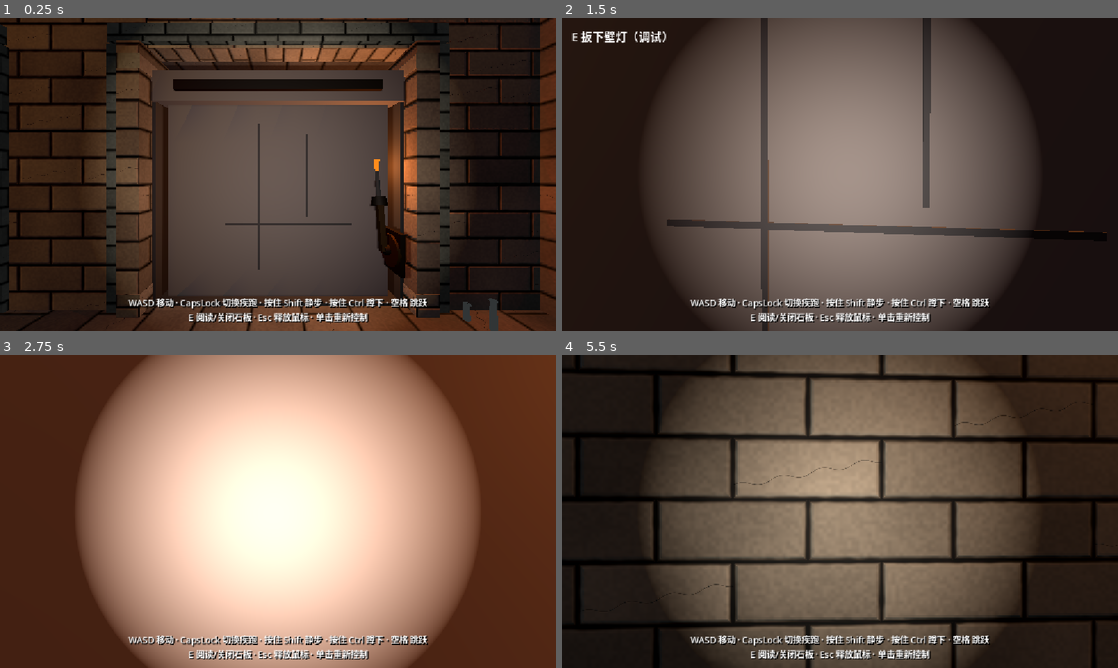
Above: before the commit, frames 1-4 (two rows, left to right).
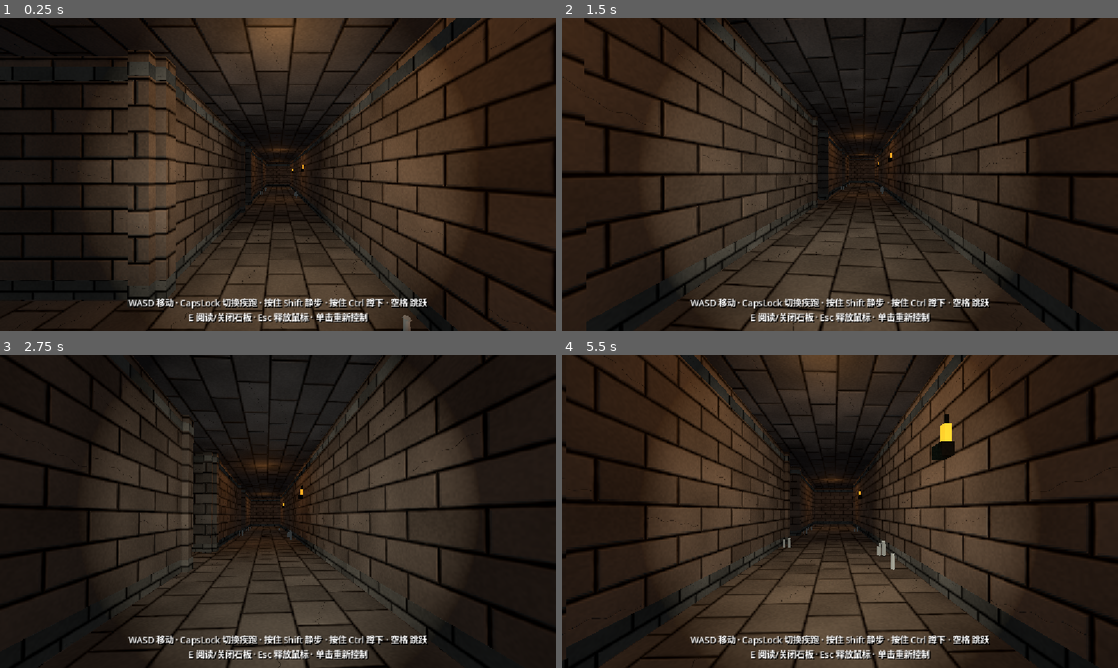
Above: after the commit, the same moments.

Repository: Baron0224/Three-Feet-Under
Game: Godot game, scene res://tomb_corridor.tscn
The game is run twice, just before and just after one commit, with the same random seed, the same clock (stepped at 60 frames per second) and the same inputs.
Inputs (mouse positions are in pixels of both pictures, inside the frame that each line leads up to):
- Up to frame 1 (0.25 s): no input
- Up to frame 2 (1.5 s): tap Enter at 0.5 s; move the mouse to (867, 174) at 0.52 s; press the mouse at (867, 174) at 0.53 s; hold W (move_forward) from 0.53 s (still down); tap Space (jump) at 0.77 s; move the mouse to (812, 174) at 1.27 s; release the mouse at (812, 174) at 1.28 s; tap Ctrl (crouch) at 1.35 s
- Up to frame 3 (2.75 s): keep holding W (move_forward); tap Space (jump) at 1.52 s; move the mouse to (289, 505) at 2.02 s; hold E (interact) from 2.03 s (still down)
- Up to frame 4 (5.5 s): keep holding W (move_forward); move the mouse to (834, 517) at 2.77 s; release E (interact) at 2.78 s; tap Shift (sneak) at 2.85 s; click (834, 517) at 2.92 s; tap Space (jump) at 3.02, 3.77, 4.52 s; move the mouse to (878, 514) at 3.52 s; press the mouse at (878, 514) at 3.53 s; move the mouse to (795, 508) at 4.27 s; release the mouse at (795, 508) at 4.28 s; tap Ctrl (crouch) at 4.35 s; move the mouse to (845, 511) at 5.02 s; hold E (interact) from 5.03 s (still down); click (845, 511) at 5.17 s

The runs differ from the first frame. In frame 1, 55% of the frame differs, in the area x 0-100%, y 0-100%; in frame 2, 51%; in frame 3, 99%; in frame 4, 48%.

Commit message:
move torch-lever door to west hub doorway; lever on passage/corridor side

Diff:
--- a/three-feet-under/tomb_corridor.tscn
+++ b/three-feet-under/tomb_corridor.tscn
@@ -2477,7 +2477,7 @@
 transform = Transform3D(1, 0, 0, 0, 1, 0, 0, 0, 1, 0, 2.41, 17.55)
 
 [node name="player" type="CharacterBody3D" parent="." unique_id=144523109]
-transform = Transform3D(0, 0, -1, 0, 1, 0, 1, 0, 0, 8.5, 1.2, -22.5)
+transform = Transform3D(0, 0, 1, 0, 1, 0, -1, 0, 0, -16.5, 1.2, -30)
 script = ExtResource("1_et3i4")
 
 [node name="CollisionShape3D" type="CollisionShape3D" parent="player" unique_id=2089584757]
@@ -4321,16 +4321,17 @@
 [node name="TorchLeverWallTestSpawn" type="Marker3D" parent="." unique_id=937779223]
 transform = Transform3D(0, 0, -1, 0, 1, 0, 1, 0, 0, 2, 1.2, -27)
 
-[node name="TorchLeverWallEastShortcut" parent="." unique_id=1847293651 instance=ExtResource("TorchLeverWall")]
-transform = Transform3D(0, 0, -1, 0, 1, 0, 1, 0, 0, 12.5, 0, -22.5)
+[node name="TorchLeverWallWestCorridor" parent="." unique_id=1847293651 instance=ExtResource("TorchLeverWall")]
+transform = Transform3D(0, 0, 1, 0, 1, 0, -1, 0, 0, -12.35, 0, -30)
 opening_width = 4.3
-opening_height = 3.9
-rise_distance = 4.1
+opening_height = 4.4
+rise_distance = 4.6
 lever_on_inner_wall = true
+lever_on_passage_side = true
 lever_on_right = true
 
-[node name="TorchLeverWallEastShortcutTestSpawn" type="Marker3D" parent="." unique_id=1847293652]
-transform = Transform3D(0, 0, -1, 0, 1, 0, 1, 0, 0, 8.5, 1.2, -22.5)
+[node name="TorchLeverWallWestCorridorTestSpawn" type="Marker3D" parent="." unique_id=1847293652]
+transform = Transform3D(0, 0, 1, 0, 1, 0, -1, 0, 0, -16.5, 1.2, -30)
 
 [node name="DilapidatedBridge" parent="." unique_id=490333024 instance=ExtResource("DilapidatedBridge")]
 transform = Transform3D(1, 0, 0, 0, 1, 0, 0, 0, 1, 33, 0, -30)
--- a/three-feet-under/torch_lever_wall.gd
+++ b/three-feet-under/torch_lever_wall.gd
@@ -32,6 +32,7 @@
 @export var prompt_path: NodePath = NodePath("../HUD/InteractPrompt")
 @export var lever_on_right := false
 @export var lever_on_inner_wall := false
+@export var lever_on_passage_side := false
 
 var _opened := false
 var _opening := false
@@ -358,13 +359,19 @@
 	var side := 1.0 if lever_on_right else -1.0
 	var lever_root := Node3D.new()
 	lever_root.name = "Gen_TorchLever"
+	# Local +Z is tomb/hub face; local -Z is passage/corridor side.
+	var depth := -0.55 if lever_on_passage_side else 0.42
 	if lever_on_inner_wall:
-		# Mount on INNER alcove side wall (jamb inside opening), not outer hub face.
-		lever_root.position = Vector3(side * (opening_width * 0.5 - 0.18), 1.15, 0.42)
-		lever_root.rotation_degrees.y = -side * 90.0
+		# Mount on INNER side wall of doorway (jamb), on chosen face.
+		lever_root.position = Vector3(side * (opening_width * 0.5 - 0.18), 1.15, depth)
+		# Face into the corridor volume from the side wall.
+		lever_root.rotation_degrees.y = (-side * 90.0) if not lever_on_passage_side else (side * 90.0)
 	else:
-		# Outside jamb on hub face; low (waist/chest); proud of wall toward player.
-		lever_root.position = Vector3(side * (opening_width * 0.5 + 0.42), 1.15, 0.55)
+		# Outside jamb; default hub face, or passage face when requested.
+		var outer_depth := -0.55 if lever_on_passage_side else 0.55
+		lever_root.position = Vector3(side * (opening_width * 0.5 + 0.42), 1.15, outer_depth)
+		if lever_on_passage_side:
+			lever_root.rotation_degrees.y = 180.0
 
 	# Ornate bronze pivot plate
 	_mesh_box(lever_root, "Plate", Vector3(0.55, 0.7, 0.08), Vector3(0, 0, -0.05), _bronze_dark)
--- a/three-feet-under/torch_lever_wall.tscn
+++ b/three-feet-under/torch_lever_wall.tscn
@@ -10,3 +10,4 @@
 require_torch_item = false
 lever_on_right = false
 lever_on_inner_wall = false
+lever_on_passage_side = false
